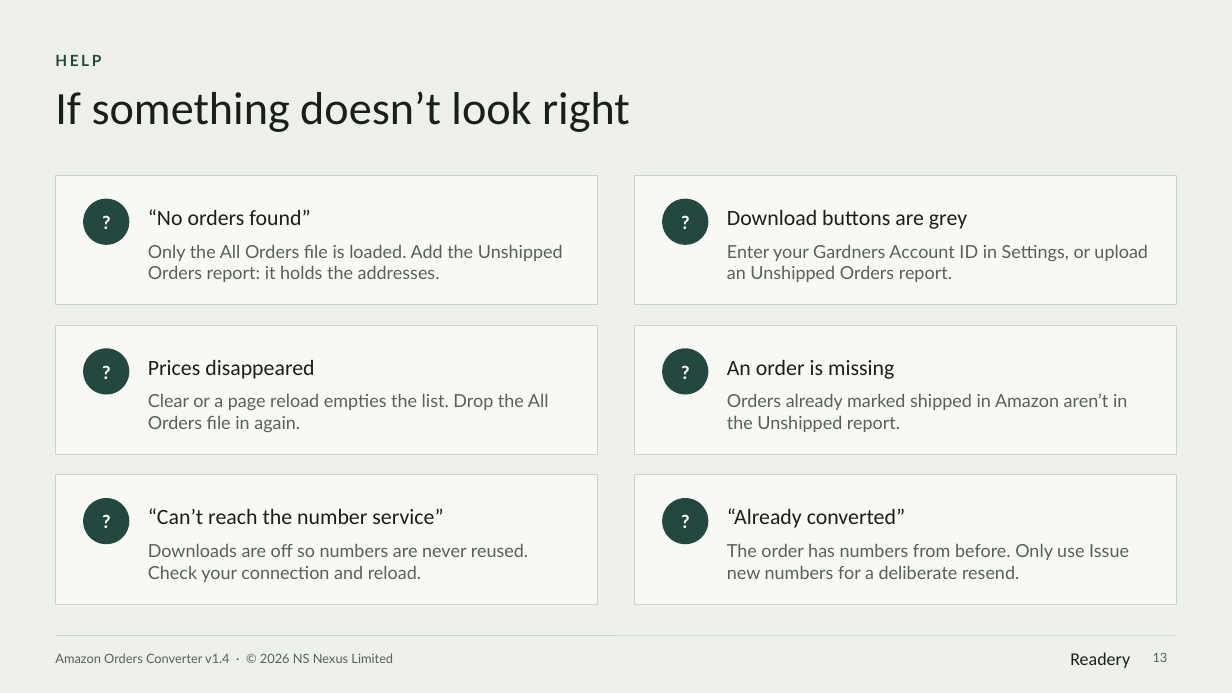
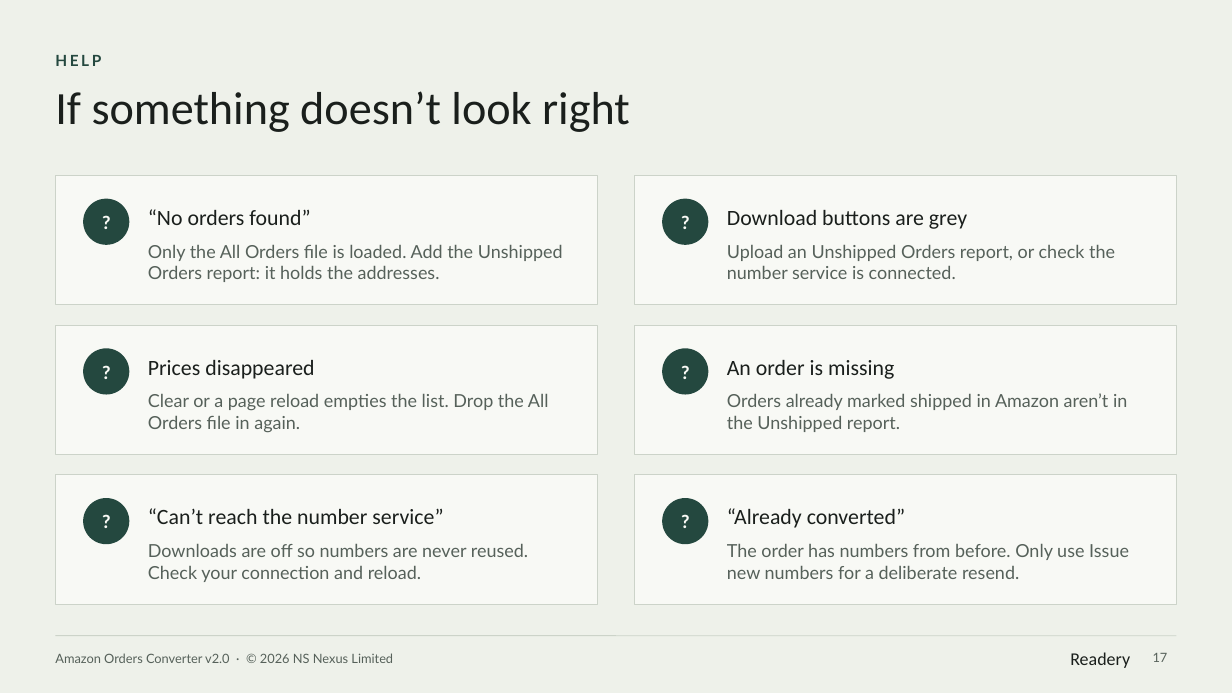
Before and after one commit to rado-penov/readery, a slide deck: slide 17 of orderconverter/Amazon-Orders-Converter-User-Manual.pptx (slide 13 before the commit). Drawn at 1232x693 pixels with LibreOffice and Linux fonts; fonts in the diff are those of the drawing. Boxes give left, top, right and bottom in pixels: in the first picture for what was removed or moved away, otherwise in the second. Text is boxed around its words. In the diff, an @@ line names an element or a change of style, - is before the commit and + after.

```diff
--- a/orderconverter/Amazon-Orders-Converter-User-Manual.pptx
+++ b/orderconverter/Amazon-Orders-Converter-User-Manual.pptx
@@ text at (727, 245, 1115, 279): text changed @@
-Enter your Gardners Account ID in Settings, or upload an Unshipped Orders report.
+Upload an Unshipped Orders report, or check the number service is connected.
@@ text at (55, 653, 393, 663): text changed @@
-Amazon Orders Converter v1.4 · © 2026 NS Nexus Limited
+Amazon Orders Converter v2.0 · © 2026 NS Nexus Limited
@@ page number at (1153, 653, 1168, 662): text changed @@
-13
+17
```
Also in this commit, not shown: 13 other slides changed, 4 slides added, 7 other files.
